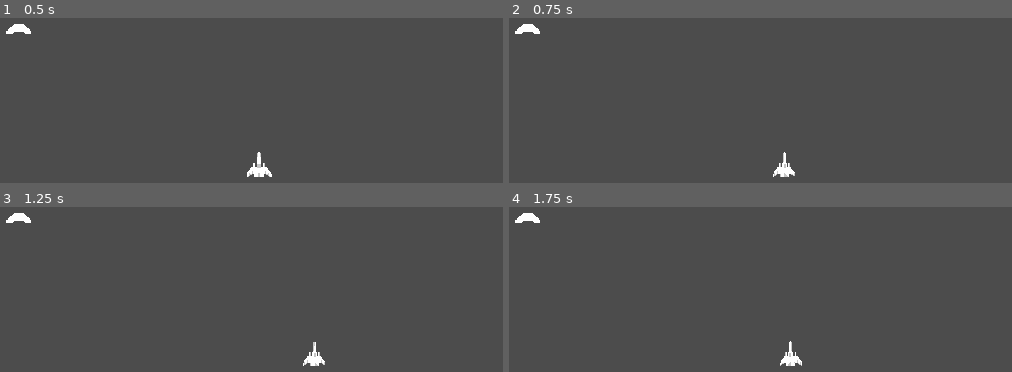
Above: before the commit, frames 1-4 (two rows, left to right).
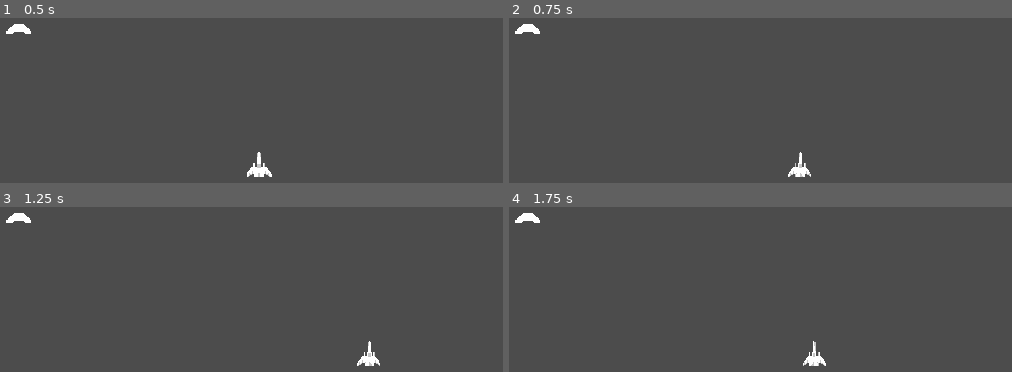
Above: after the commit, the same moments.

Repository: samgguimaraes/space-godot
Game: Godot game, scene res://main_scene.tscn
Same seed, same stepped clock (60 frames per second), same inputs: the game is played once before the commit and once after it.
Inputs:
- Up to frame 1 (0.5 s): no input
- Up to frame 2 (0.75 s): tap Enter at 0.5 s; hold Right (move_right, bound only after the commit) from 0.53 s (still down)
- Up to frame 3 (1.25 s): keep holding Right (move_right, bound only after the commit)
- Up to frame 4 (1.75 s): release Right (move_right, bound only after the commit) at 1.28 s; hold Left (move_left, bound only after the commit) from 1.28 s (still down)

Frame 1 is identical in both runs. In frame 2, 0.5% of the frame differs, in the area x 52-61%, y 81-97%; in frame 3, 0.6%, in the area x 60-76%, y 81-97%; in frame 4, 0.6%.

Commit message:
Adding key bindings

Diff:
--- a/project.godot
+++ b/project.godot
@@ -28,6 +28,27 @@
 window/stretch/mode="2d"
 window/stretch/aspect="keep"
 
+[input]
+
+move_right={
+"deadzone": 0.5,
+"events": [ Object(InputEventKey,"resource_local_to_scene":false,"resource_name":"","device":0,"alt":false,"shift":false,"control":false,"meta":false,"command":false,"pressed":false,"scancode":16777233,"unicode":0,"echo":false,"script":null)
+, Object(InputEventKey,"resource_local_to_scene":false,"resource_name":"","device":0,"alt":false,"shift":false,"control":false,"meta":false,"command":false,"pressed":false,"scancode":68,"unicode":0,"echo":false,"script":null)
+ ]
+}
+move_left={
+"deadzone": 0.5,
+"events": [ Object(InputEventKey,"resource_local_to_scene":false,"resource_name":"","device":0,"alt":false,"shift":false,"control":false,"meta":false,"command":false,"pressed":false,"scancode":16777231,"unicode":0,"echo":false,"script":null)
+, Object(InputEventKey,"resource_local_to_scene":false,"resource_name":"","device":0,"alt":false,"shift":false,"control":false,"meta":false,"command":false,"pressed":false,"scancode":65,"unicode":0,"echo":false,"script":null)
+ ]
+}
+fire={
+"deadzone": 0.5,
+"events": [ Object(InputEventKey,"resource_local_to_scene":false,"resource_name":"","device":0,"alt":false,"shift":false,"control":false,"meta":false,"command":false,"pressed":false,"scancode":32,"unicode":0,"echo":false,"script":null)
+, Object(InputEventKey,"resource_local_to_scene":false,"resource_name":"","device":0,"alt":false,"shift":false,"control":false,"meta":false,"command":false,"pressed":false,"scancode":87,"unicode":0,"echo":false,"script":null)
+ ]
+}
+
 [rendering]
 
 environment/default_environment="res://default_env.tres"
--- a/scripts/nave_player.gd
+++ b/scripts/nave_player.gd
@@ -1,7 +1,7 @@
 extends AnimatedSprite
 
 var moving = 0
-var speed = 100
+var speed = 200
 
 # Called when the node enters the scene tree for the first time.
 func _ready():
@@ -22,9 +22,9 @@
 		self.frame = 0
 
 func _input(event):
-	if(Input.is_key_pressed(KEY_RIGHT)):
+	if(Input.is_action_pressed("move_right")):
 		moving = 1
-	elif(Input.is_key_pressed(KEY_LEFT)):
+	elif(Input.is_action_pressed("move_left")):
 		moving = -1
 	else:
 		moving = 0
